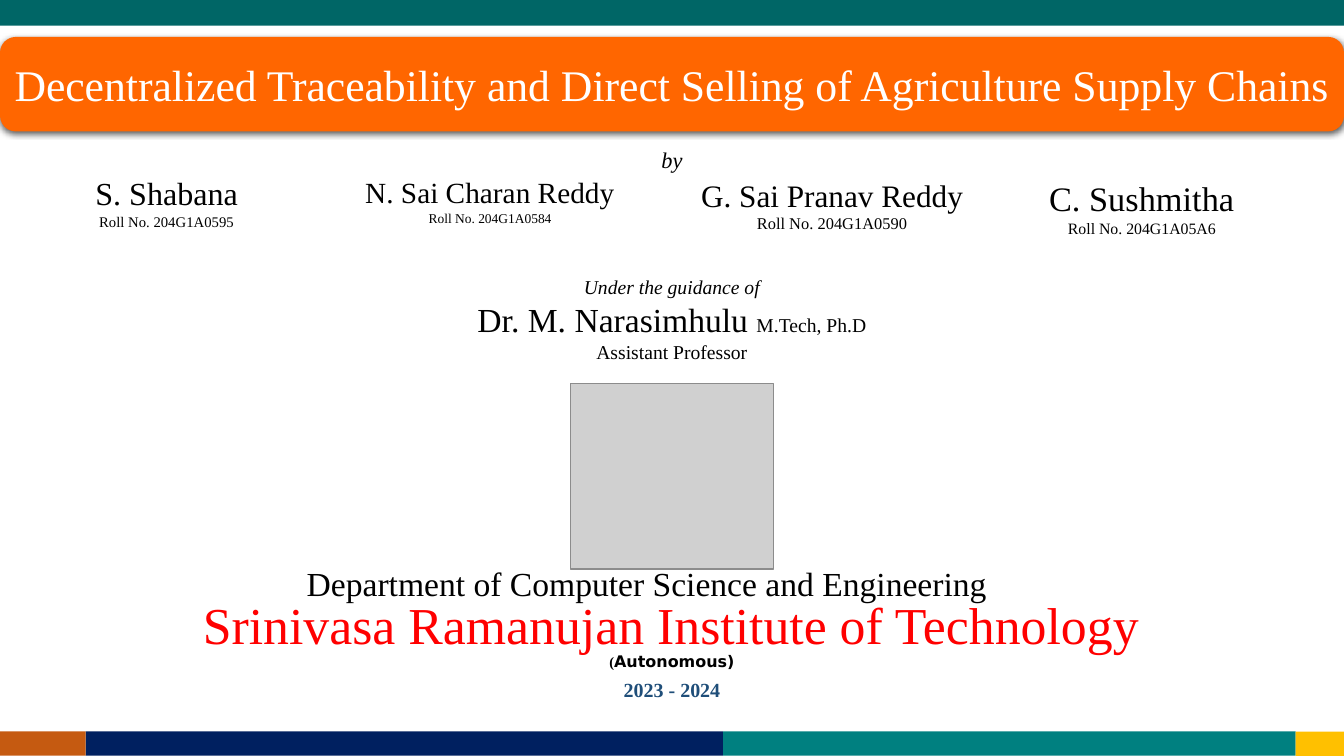
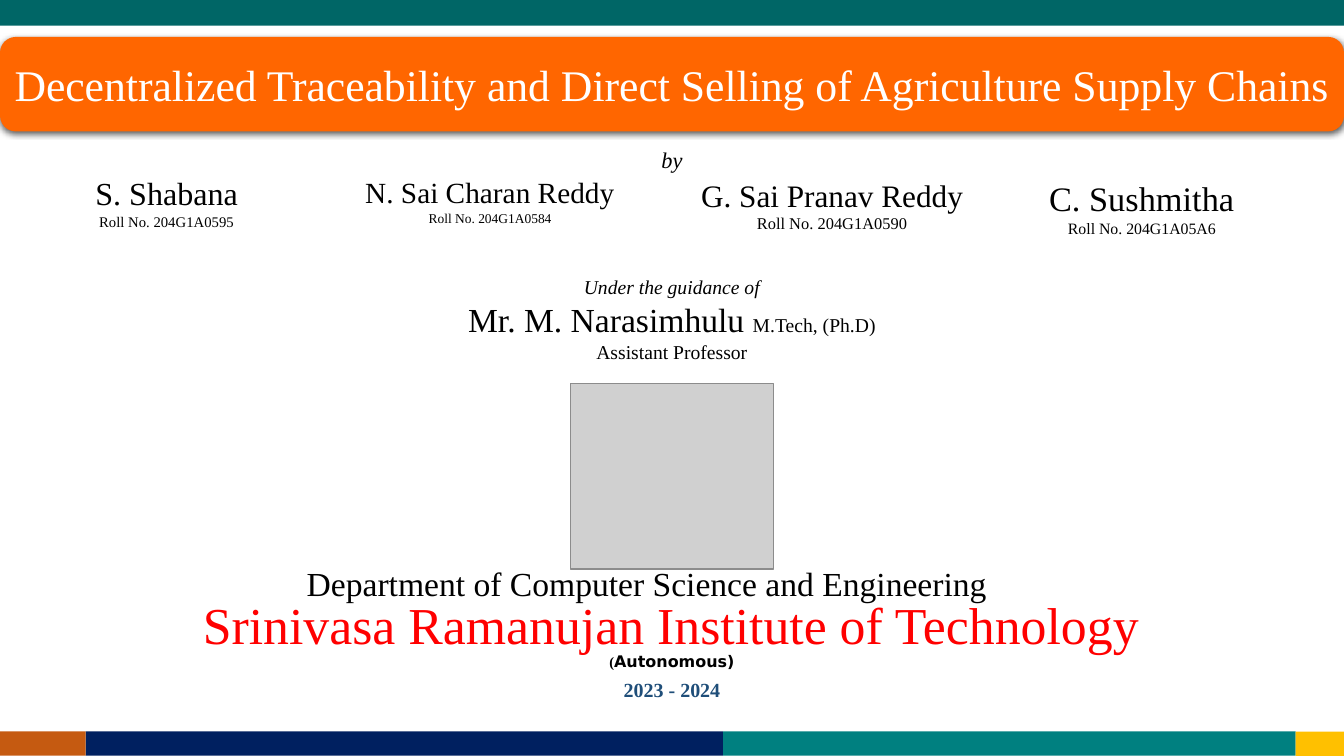
Before and after one commit to SRIT-CSE/IOT-RFID, a slide deck: slide 1 of Review PPTs/0-REVIEW PPT.pptx. Drawn at 1344x756 pixels with LibreOffice and Linux fonts; fonts in the diff are those of the drawing; grey boxes stand for pictures. Boxes give left, top, right and bottom in pixels: in the first picture for what was removed or moved away, otherwise in the second. Text is boxed around its words. In the diff, an @@ line names an element or a change of style, - is before the commit and + after.

```diff
--- a/Review PPTs/0-REVIEW PPT.pptx
+++ b/Review PPTs/0-REVIEW PPT.pptx
@@ text at (468, 308, 876, 336): text changed @@
-Dr. M. Narasimhulu M.Tech, Ph.D
+Mr. M. Narasimhulu M.Tech, (Ph.D)
```
Also in this commit, not shown: 1 other slide changed, 1 other file.
